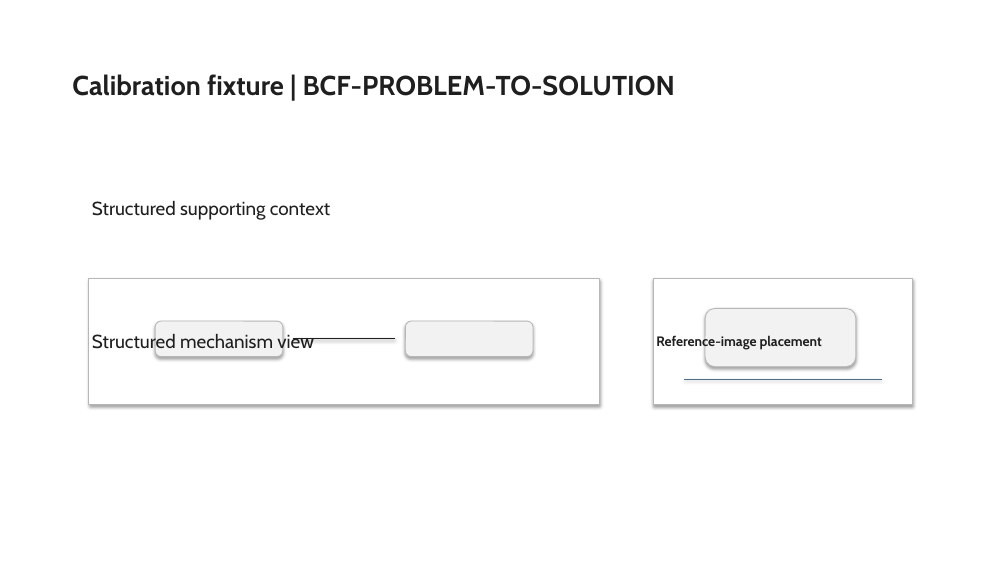
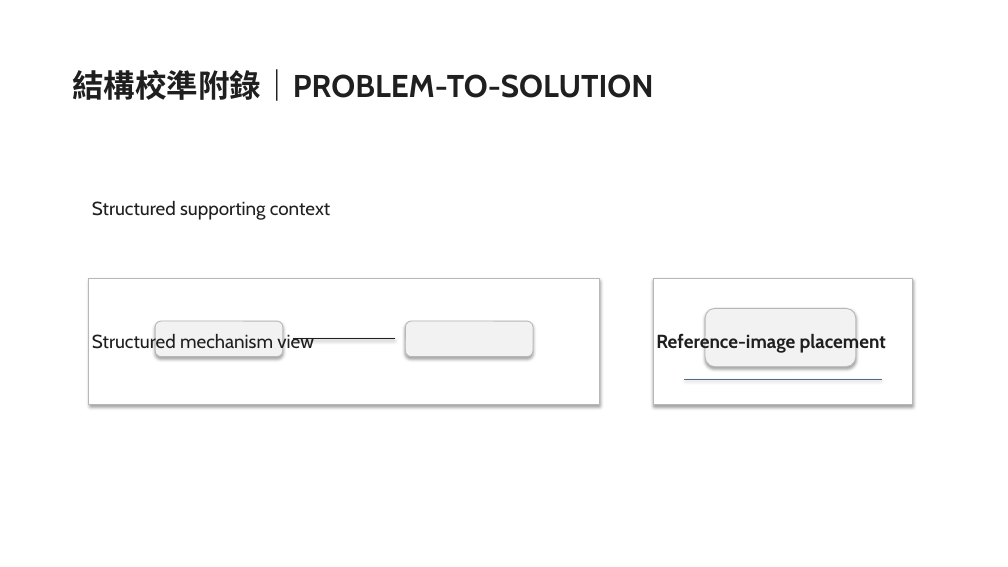
Before and after one commit to Gary0915/AI-Research-SKILLs, a slide deck: slide 27 of thesis-deck-system/artifacts/phase3/planner-composition-candidate-review.pptx (slide 22 before the commit). Drawn at 1008x567 pixels with LibreOffice and Linux fonts; fonts in the diff are those of the drawing. Boxes give left, top, right and bottom in pixels: in the first picture for what was removed or moved away, otherwise in the second. Text is boxed around its words. In the diff, an @@ line names an element or a change of style, - is before the commit and + after.

```diff
--- a/thesis-deck-system/artifacts/phase3/planner-composition-candidate-review.pptx
+++ b/thesis-deck-system/artifacts/phase3/planner-composition-candidate-review.pptx
@@ title at [72, 69, 653, 101]: text changed; size 26 to 30 pt @@
-Calibration fixture | BCF-PROBLEM-TO-SOLUTION
+結構校準附錄｜PROBLEM-TO-SOLUTION
@@ text "Reference-image placement" at [656, 333, 886, 354]: size 13 to 18 pt @@
```
Also in this commit, not shown: 9 other slides changed, 21 slides added, 16 slides removed, 11 other files.
